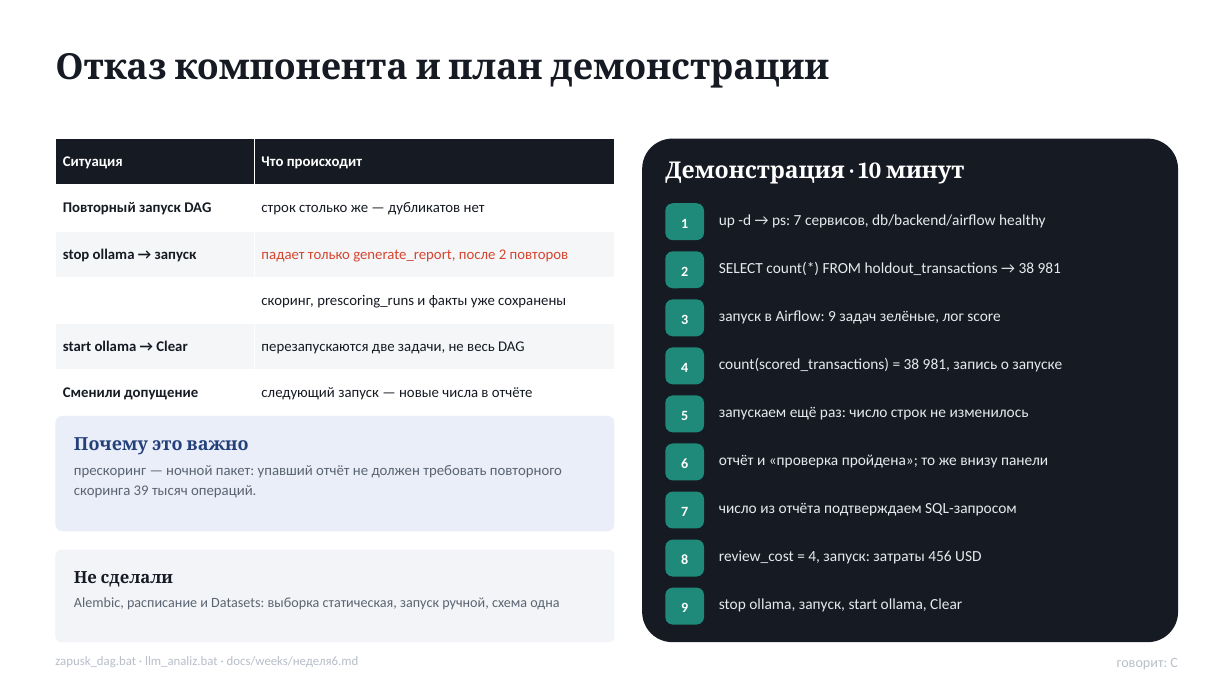
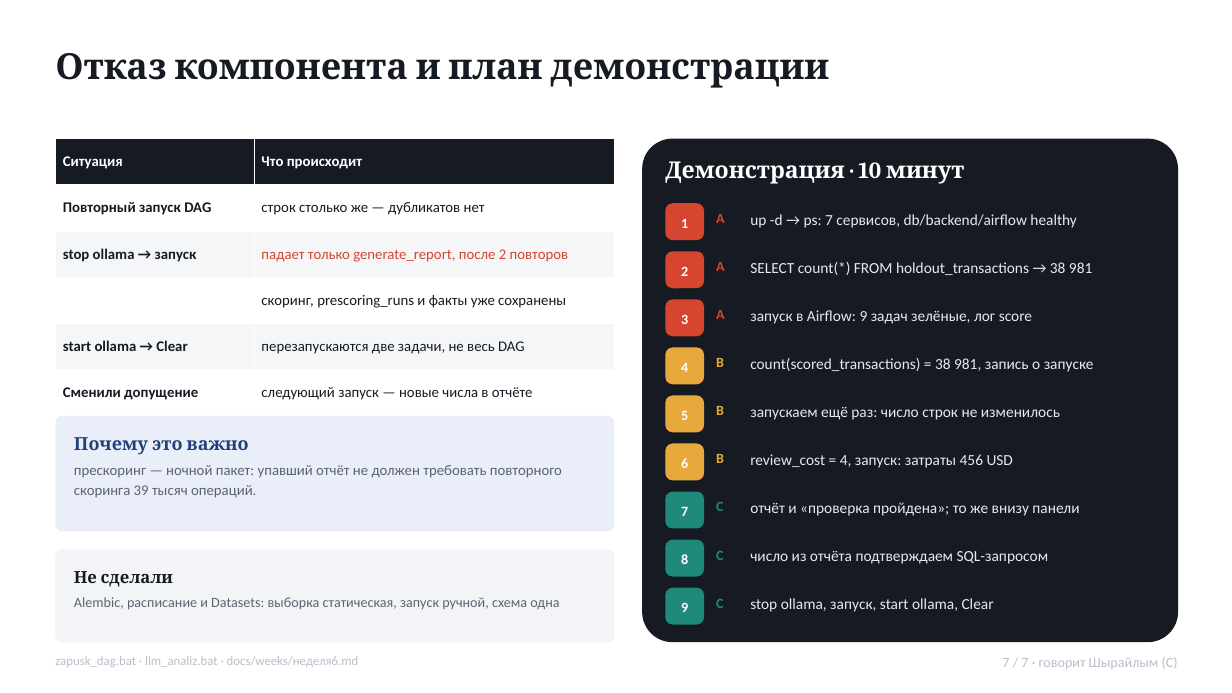
Before and after one commit to shrailymadil-debug/antifraud, a slide deck: slide 7 of docs/presentations/Неделя6_презентация.pptx. Drawn at 1232x693 pixels with LibreOffice and Linux fonts; fonts in the diff are those of the drawing. Boxes give left, top, right and bottom in pixels: in the first picture for what was removed or moved away, otherwise in the second. Text is boxed around its words. In the diff, an @@ line names an element or a change of style, - is before the commit and + after.

```diff
--- a/docs/presentations/Неделя6_презентация.pptx
+++ b/docs/presentations/Неделя6_презентация.pptx
@@ text "up -d → ps: 7 ...": place and size @@
-text "up -d → ps: 7 ..." at bbox=[719, 214, 1045, 228]
+text "up -d → ps: 7 ..." at bbox=[750, 214, 1076, 228]
@@ text added at bbox=[716, 214, 725, 223], 11 pt, text #D6452F, bold @@
+A
@@ text added at bbox=[716, 262, 725, 271], 11 pt, text #D6452F, bold @@
+A
@@ text "SELECT count(*) FROM holdout_transactions → ...": place and size @@
-text "SELECT count(*) FROM holdout_transactions → ..." at bbox=[719, 262, 1061, 275]
+text "SELECT count(*) FROM holdout_transactions → ..." at bbox=[750, 262, 1092, 275]
@@ fill #1F8A7A to #D6452F in 3 elements at bbox=[665, 203, 704, 240], bbox=[665, 251, 704, 288], bbox=[665, 299, 704, 336] @@
@@ text added at bbox=[716, 310, 725, 319], 11 pt, text #D6452F, bold @@
+A
@@ text "запуск в Airflow: 9 задач ...": place and size @@
-text "запуск в Airflow: 9 задач ..." at bbox=[719, 310, 1000, 324]
+text "запуск в Airflow: 9 задач ..." at bbox=[750, 310, 1032, 324]
@@ text added at bbox=[716, 358, 724, 367], 11 pt, text #E8A93C, bold @@
+B
@@ text "count(scored_transactions) = 38 981, запись ...": place and size @@
-text "count(scored_transactions) = 38 981, запись ..." at bbox=[719, 358, 1062, 372]
+text "count(scored_transactions) = 38 981, запись ..." at bbox=[750, 358, 1094, 372]
@@ text added at bbox=[716, 406, 724, 415], 11 pt, text #E8A93C, bold @@
+B
@@ text "запускаем ещё раз: число строк ...": place and size @@
-text "запускаем ещё раз: число строк ..." at bbox=[719, 407, 1029, 420]
+text "запускаем ещё раз: число строк ..." at bbox=[750, 407, 1060, 420]
@@ fill #1F8A7A to #E8A93C in 3 elements at bbox=[665, 348, 704, 384], bbox=[665, 396, 704, 433], bbox=[665, 444, 704, 481] @@
@@ text "review_cost = 4, запуск: затраты ...": place and size @@
-text "review_cost = 4, запуск: затраты ..." at bbox=[719, 550, 981, 564]
+text "review_cost = 4, запуск: затраты ..." at bbox=[750, 454, 1013, 468]
@@ text added at bbox=[716, 454, 724, 463], 11 pt, text #E8A93C, bold @@
+B
@@ text added at bbox=[716, 502, 723, 511], 11 pt, text #1F8A7A, bold @@
+C
@@ text "отчёт и «проверка пройдена»; то ...": place and size @@
-text "отчёт и «проверка пройдена»; то ..." at bbox=[719, 454, 1048, 468]
+text "отчёт и «проверка пройдена»; то ..." at bbox=[750, 502, 1079, 516]
@@ text added at bbox=[716, 551, 723, 560], 11 pt, text #1F8A7A, bold @@
+C
@@ text "число из отчёта подтверждаем SQL-запросом": place and size @@
-text "число из отчёта подтверждаем SQL-запросом" at bbox=[719, 503, 1017, 516]
+text "число из отчёта подтверждаем SQL-запросом" at bbox=[750, 551, 1049, 564]
@@ text added at bbox=[716, 599, 723, 608], 11 pt, text #1F8A7A, bold @@
+C
@@ text "stop ollama, запуск, start ollama, ...": place and size @@
-text "stop ollama, запуск, start ollama, ..." at bbox=[719, 598, 962, 612]
+text "stop ollama, запуск, start ollama, ..." at bbox=[750, 598, 994, 612]
@@ text at bbox=[1002, 657, 1178, 669]: text changed @@
-говорит: C
+7 / 7 · говорит Шырайлым (C)
```
Also in this commit, not shown: 6 other slides changed, 1 other file.
